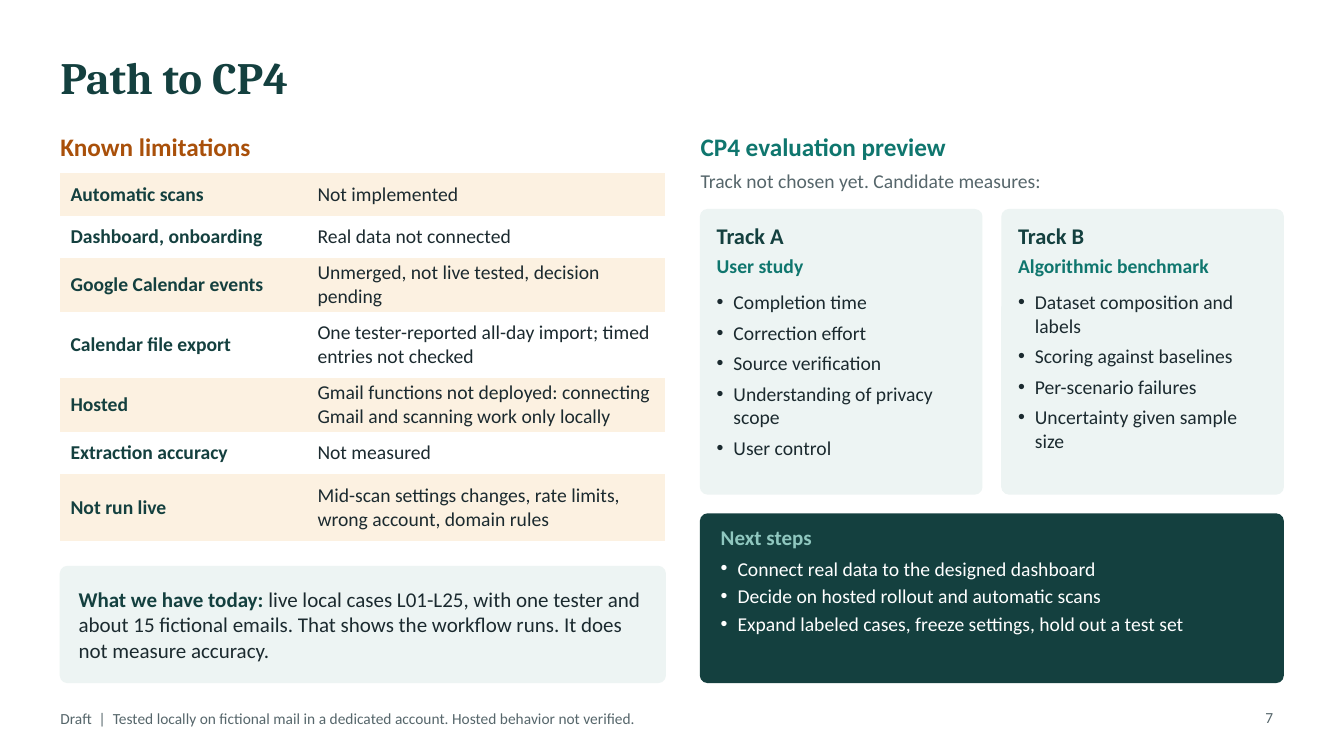
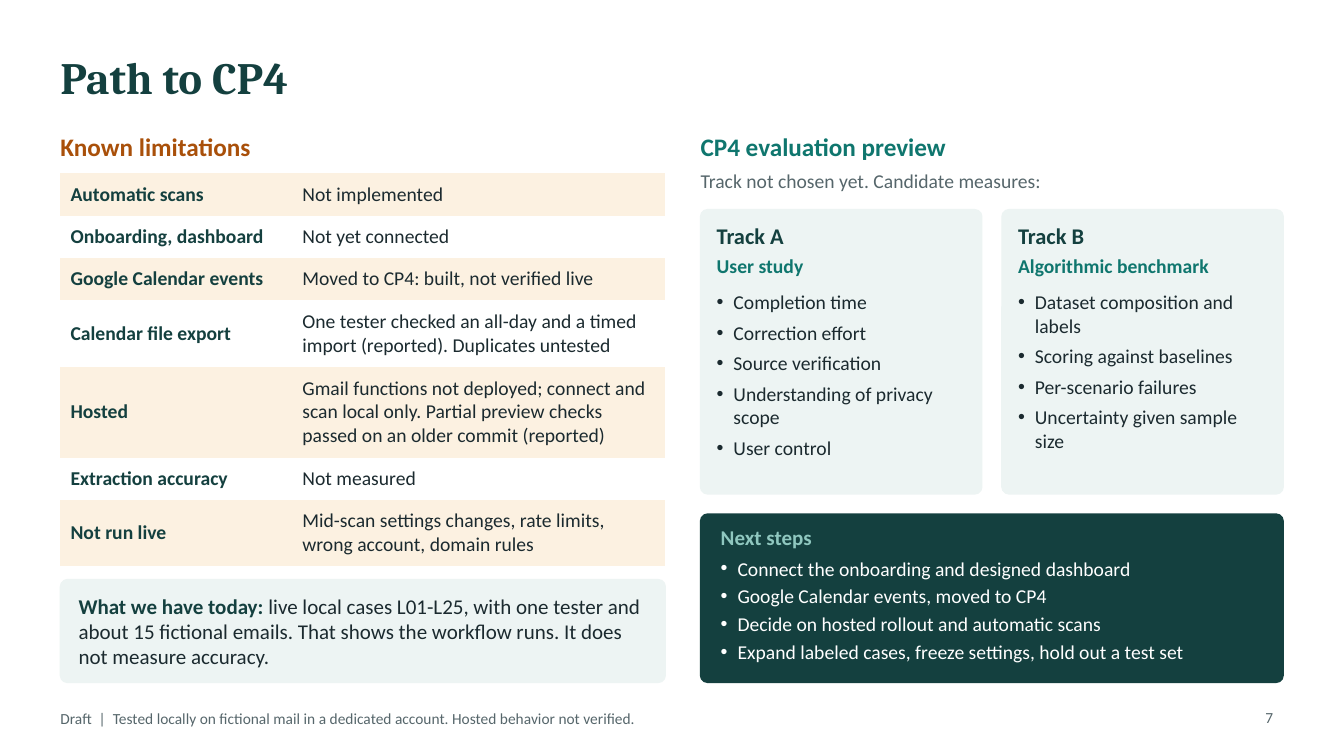
Before and after one commit to saniashah012/InboxToTask, a slide deck: slide 7 of Checkpoint 3/docs/InboxToTask-CP3-presentation-draft.pptx. Drawn at 1344x756 pixels with LibreOffice and Linux fonts; fonts in the diff are those of the drawing. Boxes give left, top, right and bottom in pixels: in the first picture for what was removed or moved away, otherwise in the second. Text is boxed around its words. In the diff, an @@ line names an element or a change of style, - is before the commit and + after.

```diff
--- a/Checkpoint 3/docs/InboxToTask-CP3-presentation-draft.pptx
+++ b/Checkpoint 3/docs/InboxToTask-CP3-presentation-draft.pptx
@@ table at box(60, 173, 665, 559) @@
-row 2, column 1: Dashboard, onboarding
+row 2, column 1: Onboarding, dashboard
-row 2, column 2: Real data not connected
+row 2, column 2: Not yet connected
-row 3, column 2: Unmerged, not live tested, decision pending
+row 3, column 2: Moved to CP4: built, not verified live
-row 4, column 2: One tester-reported all-day import; timed entries not checked
+row 4, column 2: One tester checked an all-day and a timed import (reported). Duplicates untested
-row 5, column 2: Gmail functions not deployed: connecting Gmail and scanning work only locally
+row 5, column 2: Gmail functions not deployed; connect and scan local only. Partial preview checks passed on an older commit (reported)
@@ text at box(738, 562, 1131, 607): text changed @@
-• Connect real data to the designed dashboard
+• Connect the onboarding and designed dashboard
+• Google Calendar events, moved to CP4
@@ rounded rectangle: place and size @@
-rounded rectangle at box(60, 567, 665, 683)
+rounded rectangle at box(60, 580, 665, 683)
@@ rounded rectangle at box(60, 580, 665, 683): proportions changed @@
@@ text "What we have today: live ...": place and size @@
-text "What we have today: live ..." at box(79, 592, 640, 662)
+text "What we have today: live ..." at box(79, 599, 640, 668)
```
Also in this commit, not shown: 3 other slides changed, 12 other files.
